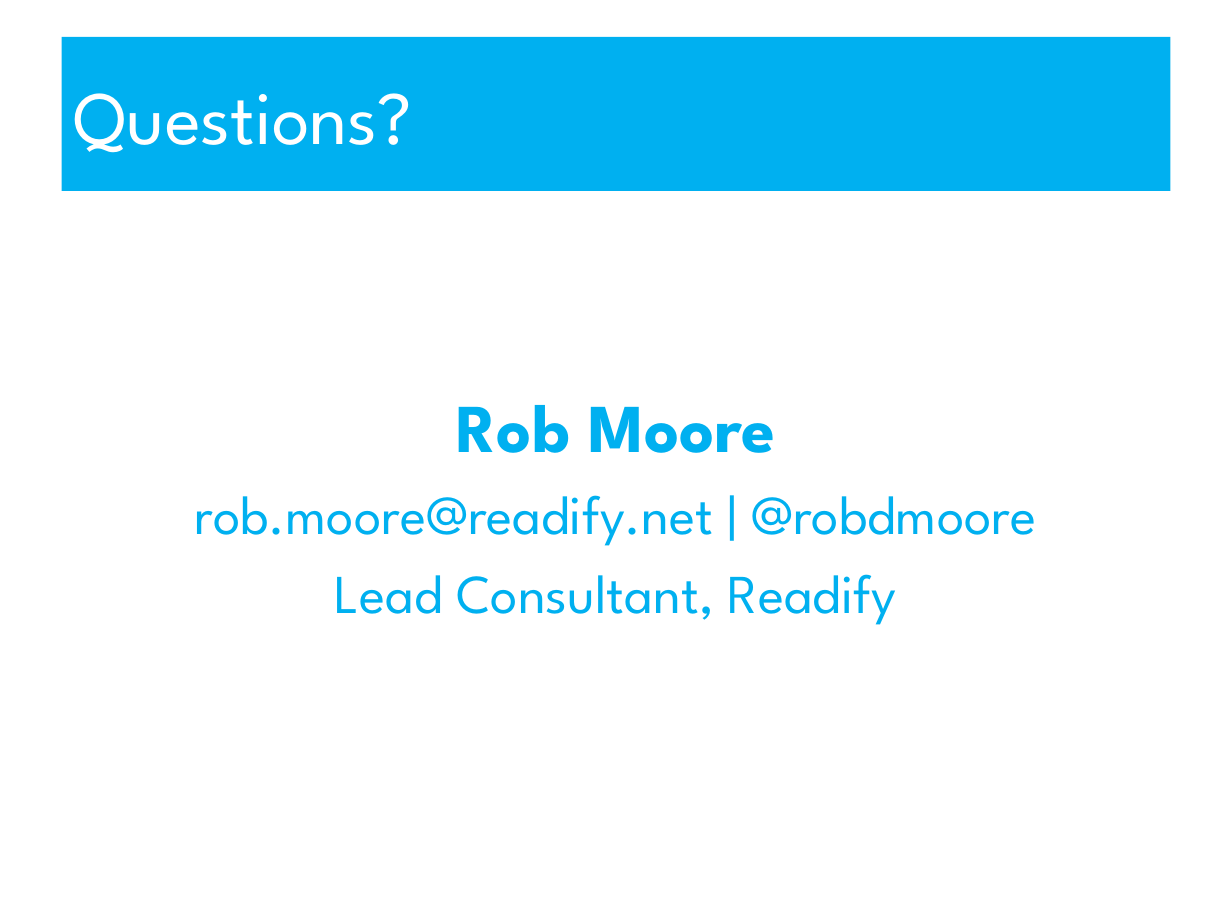
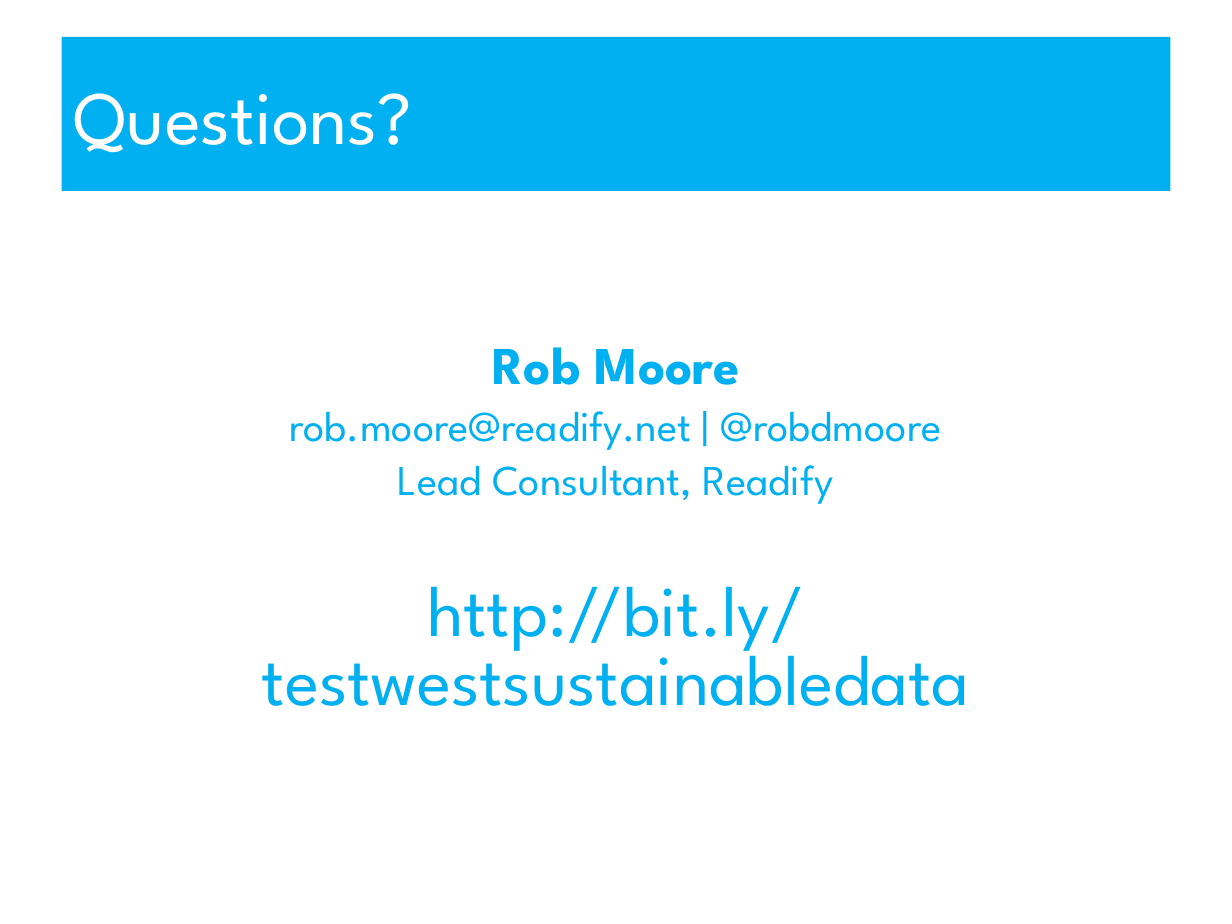
Before and after one commit to robdmoore/TestDataSustainabilityPresentation, a slide deck: slide 21 of Presentation.ppt. Drawn at 1232x924 pixels with LibreOffice and Linux fonts; fonts in the diff are those of the drawing. Boxes give left, top, right and bottom in pixels: in the first picture for what was removed or moved away, otherwise in the second. Text is boxed around its words. In the diff, an @@ line names an element or a change of style, - is before the commit and + after.

```diff
--- a/Presentation.ppt
+++ b/Presentation.ppt
@@ text at (289, 347, 942, 504): size 40 to 31 pt in "Rob Moore"; size 32 to 24.8 pt in "rob.moore@readify.net | @robdmoore", "Lead Consultant, Readify"; line spacing 1 to 0.8 @@
@@ text at (262, 586, 970, 706): paragraph added @@
+http://bit.ly/testwestsustainabledata
```
Also in this commit, not shown: 1 other file.
